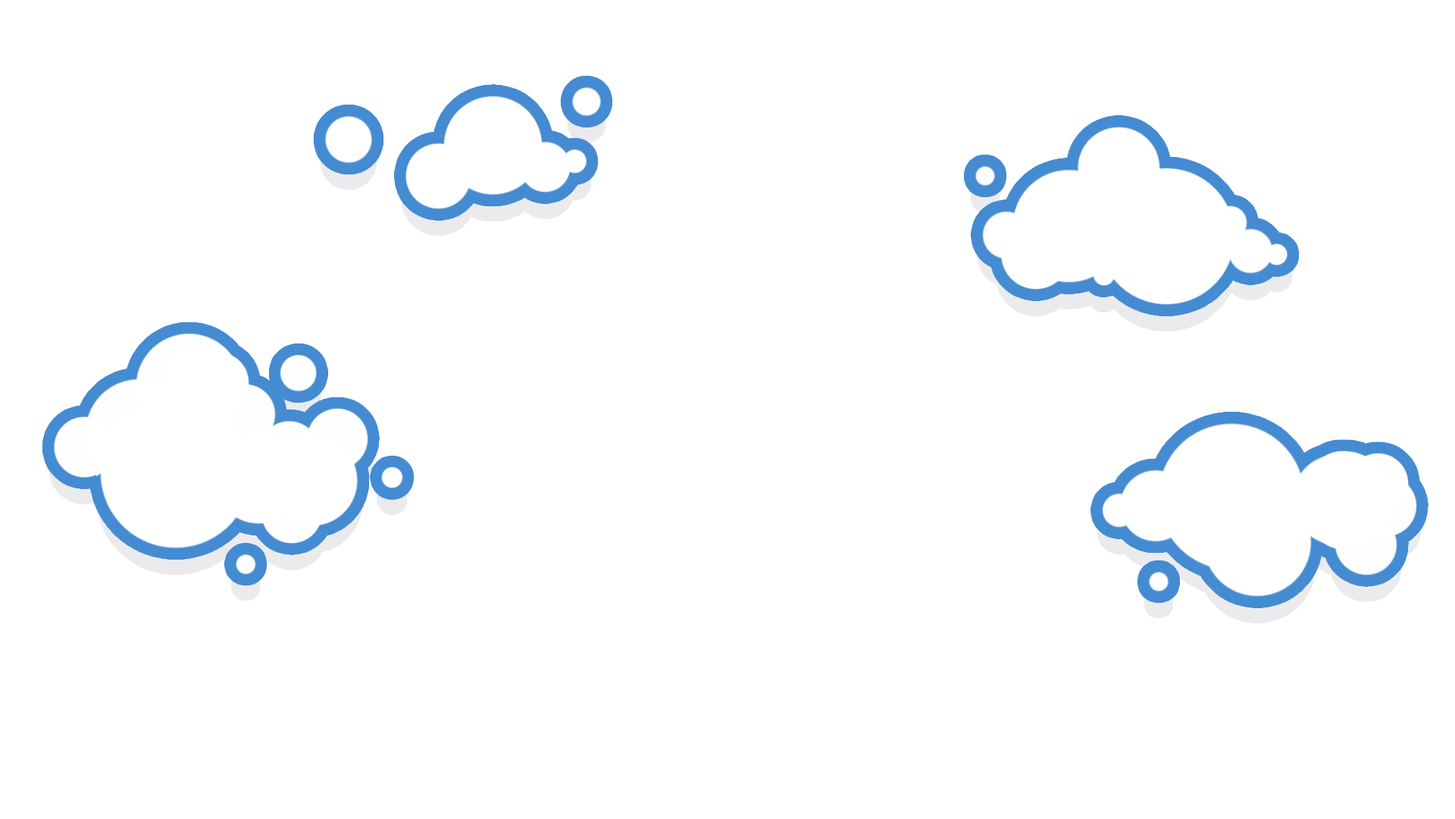
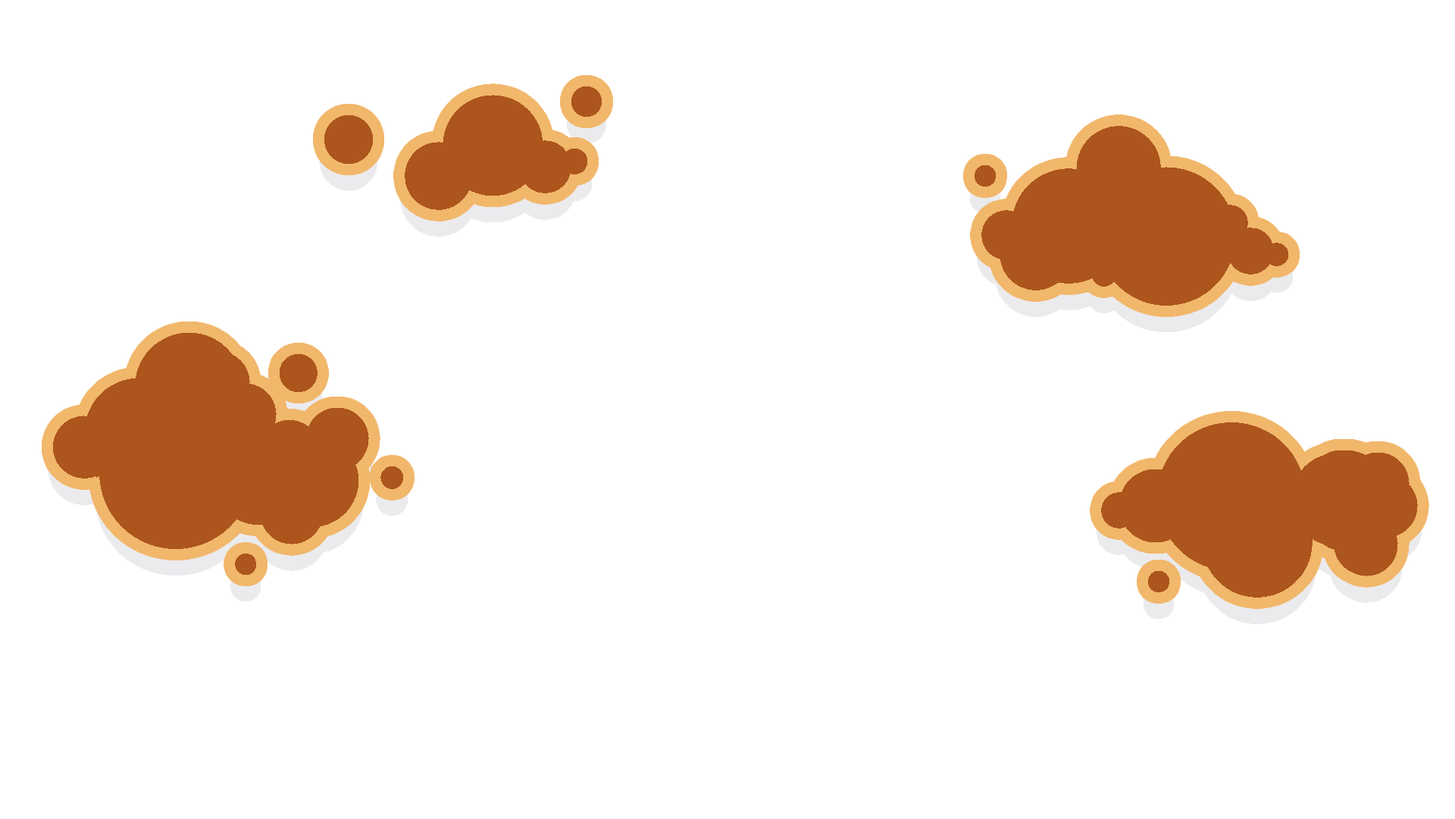
Two versions of the same layered image (1455x819). Layer-by-layer changes:
painted on "Clouds - Hide This Layer" over <box>53,86,1419,598</box>
